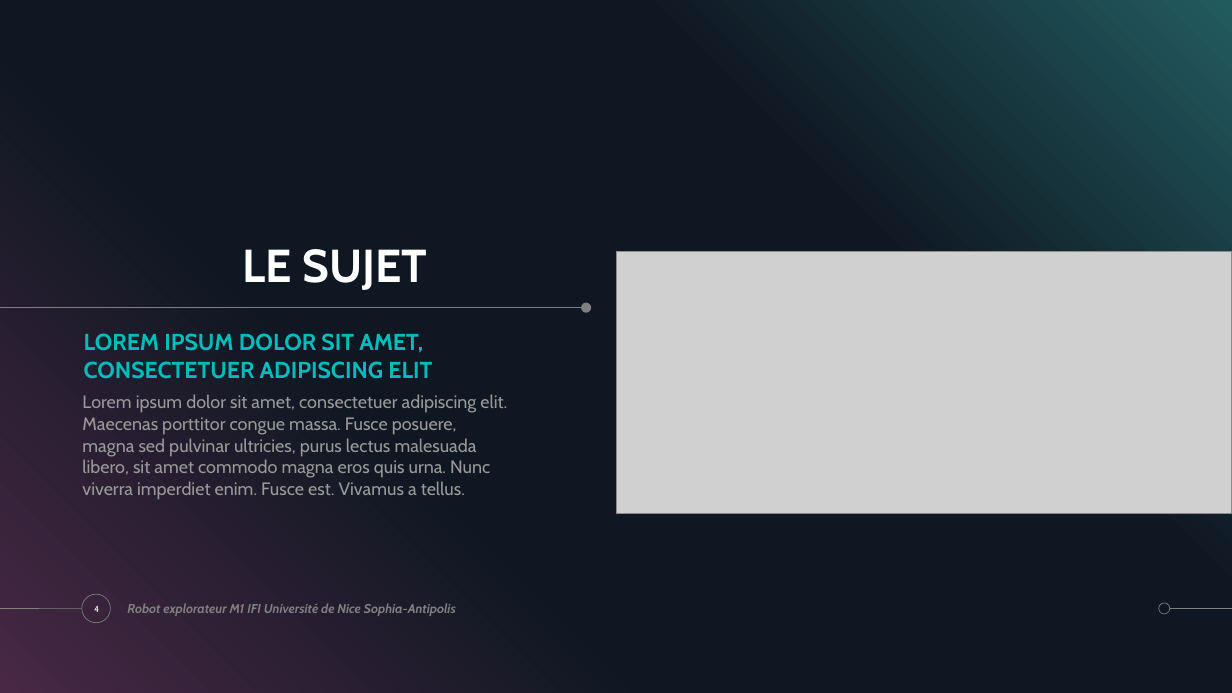
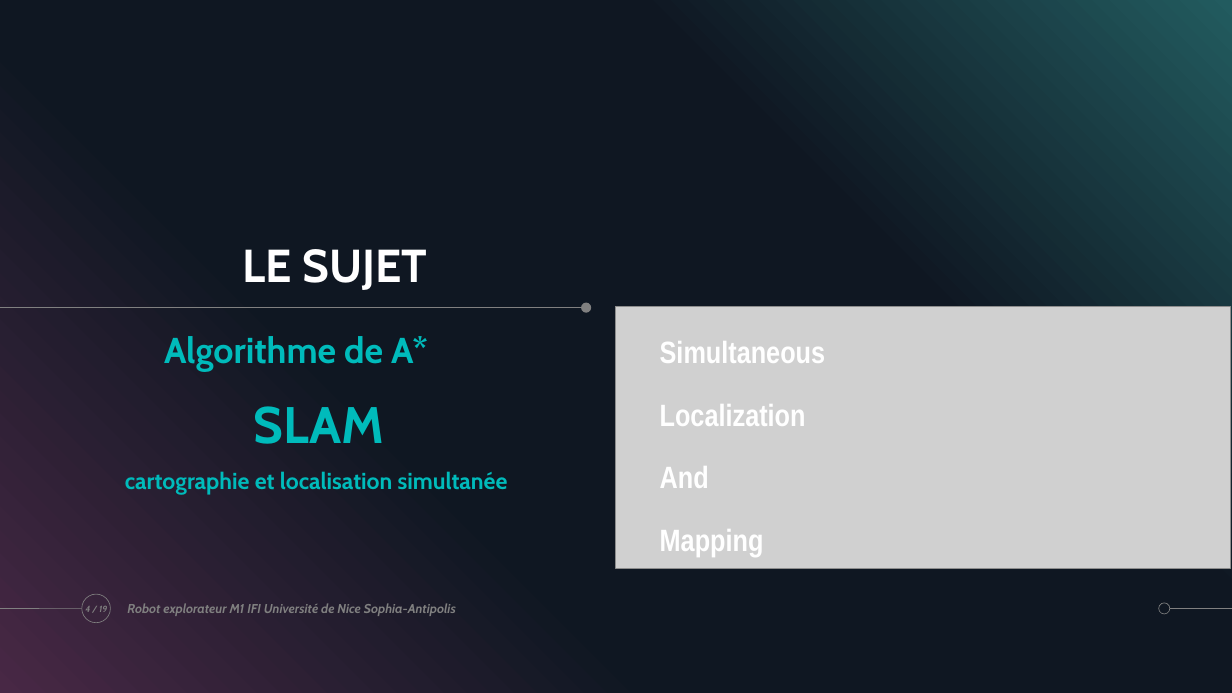
Before and after one commit to ChloeMaccarinelli/TER_M1_S2, a slide deck: slide 4 of doc/Diapo_LOTFI_MACCARINELLI_MARION.pptx. Drawn at 1232x693 pixels with LibreOffice and Linux fonts; fonts in the diff are those of the drawing; grey boxes stand for pictures. Boxes give left, top, right and bottom in pixels: in the first picture for what was removed or moved away, otherwise in the second. Text is boxed around its words. In the diff, an @@ line names an element or a change of style, - is before the commit and + after.

```diff
--- a/doc/Diapo_LOTFI_MACCARINELLI_MARION.pptx
+++ b/doc/Diapo_LOTFI_MACCARINELLI_MARION.pptx
@@ picture: place and size @@
-picture at (616,251,1231,513)
+picture at (616,307,1231,568)
@@ text at (164,336,428,372): text changed; size 18 to 28 pt @@
-LOREM IPSUM DOLOR SIT AMET, CONSECTETUER ADIPISCING ELIT
+Algorithme de A*
@@ text added at (660,341,825,557), 24 pt, text #FFFFFF, bold @@
+Simultaneous
+Localization
+And
+Mapping
@@ text removed at (82,394,507,500) @@
-Lorem ipsum dolor sit amet, consectetuer adipiscing elit. Maecenas porttitor congue massa. Fusce posuere, magna sed pulvinar ultricies, purus lectus malesuada libero, sit amet commodo magna eros quis urna. Nunc viverra imperdiet enim. Fusce est. Vivamus a tellus.
@@ text added at (125,406,508,495), 18 pt, text #00BBBB, bold @@
+SLAM
+cartographie et localisation simultanée
@@ page number at (85,606,107,612): text changed; text colour #FFFFFF to #808080; bold on; italic on @@
-4
+4 / 19
```
Also in this commit, not shown: 7 other slides changed, 9 slides added, 17 slides removed.
